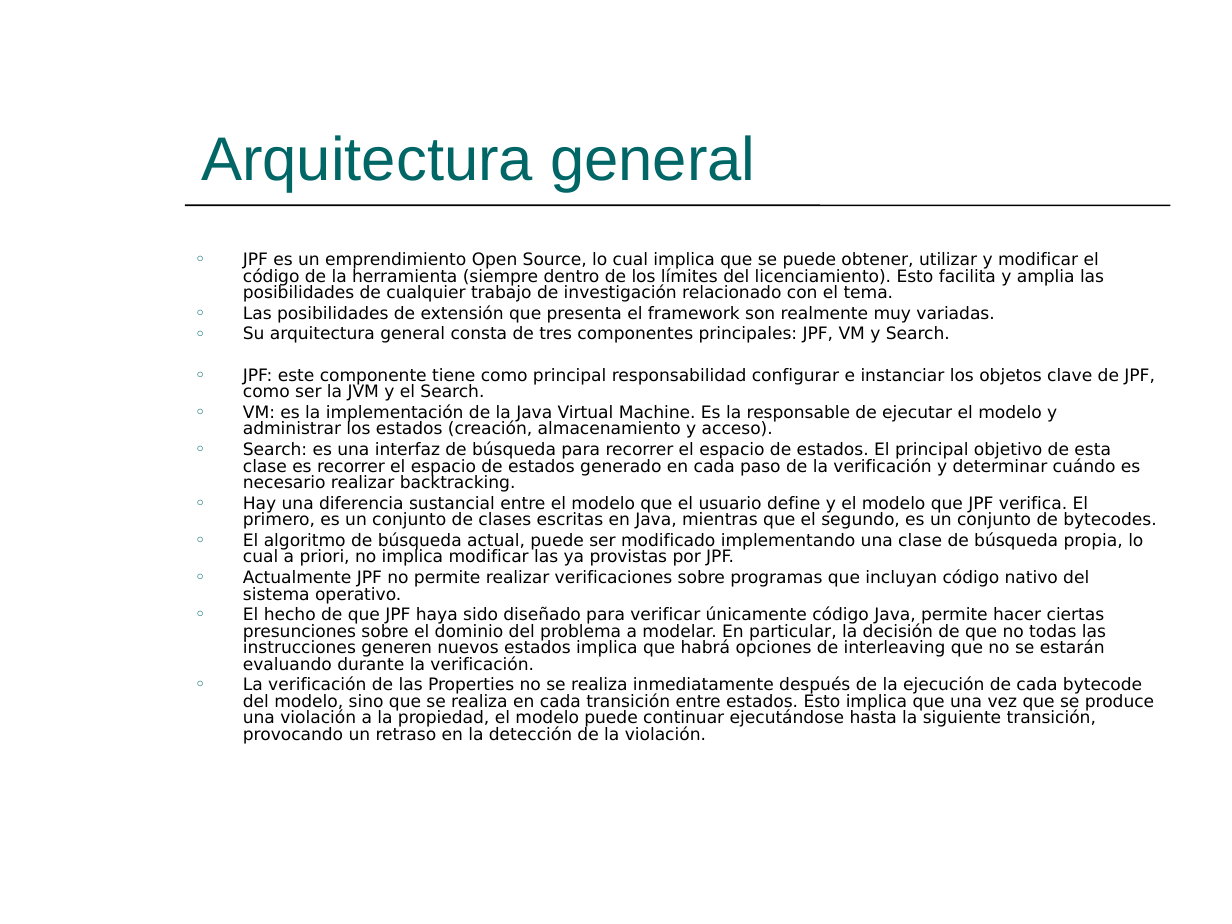
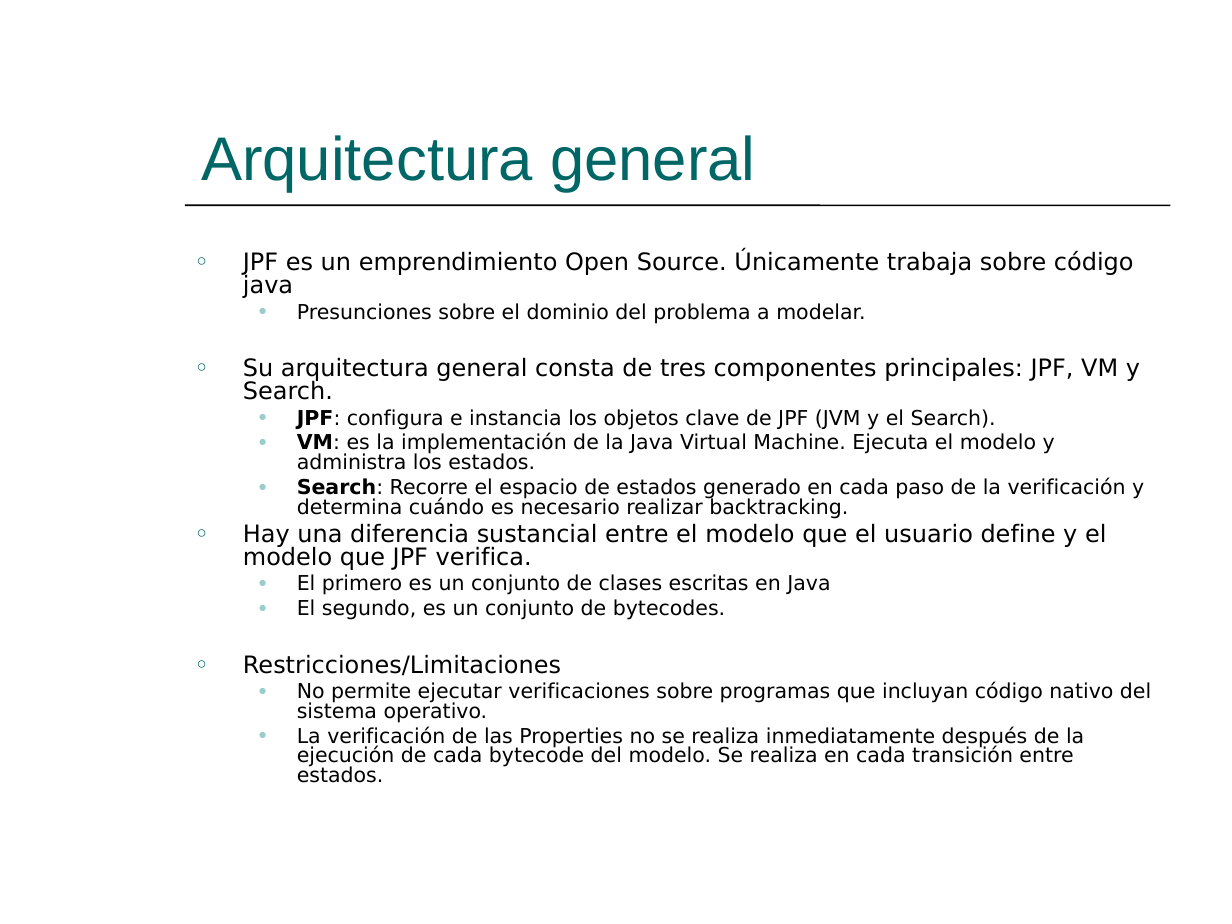
Before and after one commit to hugomelendez/tesis-jpf-2006, a slide deck: slide 17 of tesis-doc/Presentación.ppt. Drawn at 1232x924 pixels with LibreOffice and Linux fonts; fonts in the diff are those of the drawing. Boxes give left, top, right and bottom in pixels: in the first picture for what was removed or moved away, otherwise in the second. Text is boxed around its words. In the diff, an @@ line names an element or a change of style, - is before the commit and + after.

```diff
--- a/tesis-doc/Presentación.ppt
+++ b/tesis-doc/Presentación.ppt
@@ text at (x1=243, y1=251, x2=1134, y2=298): text changed; size 10 to 14 pt @@
-○ JPF es un emprendimiento Open Source, lo cual implica que se puede obtener, utilizar y modificar el código de la herramienta (siempre dentro de los límites del licenciamiento). Esto facilita y amplia las posibilidades de cualquier trabajo de investigación relacionado con el tema.
-○ Las posibilidades de extensión que presenta el framework son realmente muy variadas.
+○ JPF es un emprendimiento Open Source. Únicamente trabaja sobre código java
+  ● Presunciones sobre el dominio del problema a modelar.
@@ text at (x1=243, y1=357, x2=1140, y2=400): size 10 to 14 pt in "Su arquitectura general consta de tres componentes ..."; more space between paragraphs @@
@@ text at (x1=243, y1=409, x2=1151, y2=783): text changed; size 10 to 12 pt @@
-○ JPF: este componente tiene como principal responsabilidad configurar e instanciar los objetos clave de JPF, como ser la JVM y el Search.
-○ VM: es la implementación de la Java Virtual Machine. Es la responsable de ejecutar el modelo y administrar los estados (creación, almacenamiento y acceso).
-○ Search: es una interfaz de búsqueda para recorrer el espacio de estados. El principal objetivo de esta clase es recorrer el espacio de estados generado en cada paso de la verificación y determinar cuándo es necesario realizar backtracking.
-○ Hay una diferencia sustancial entre el modelo que el usuario define y el modelo que JPF verifica. El primero, es un conjunto de clases escritas en Java, mientras que el segundo, es un conjunto de bytecodes.
-○ El algoritmo de búsqueda actual, puede ser modificado implementando una clase de búsqueda propia, lo cual a priori, no implica modificar las ya provistas por JPF.
-○ Actualmente JPF no permite realizar verificaciones sobre programas que incluyan código nativo del sistema operativo.
-○ El hecho de que JPF haya sido diseñado para verificar únicamente código Java, permite hacer ciertas presunciones sobre el dominio del problema a modelar. En particular, la decisión de que no todas las instrucciones generen nuevos estados implica que habrá opciones de interleaving que no se estarán evaluando durante la verificación.
-○ La verificación de las Properties no se realiza inmediatamente después de la ejecución de cada bytecode del modelo, sino que se realiza en cada transición entre estados. Esto implica que una vez que se produce una violación a la propiedad, el modelo puede continuar ejecutándose hasta la siguiente transición, provocando un retraso en la detección de la violación.
+  ● JPF: configura e instancia los objetos clave de JPF (JVM y el Search).
+  ● VM: es la implementación de la Java Virtual Machine. Ejecuta el modelo y administra los estados.
+  ● Search: Recorre el espacio de estados generado en cada paso de la verificación y determina cuándo es necesario realizar backtracking.
+○ Hay una diferencia sustancial entre el modelo que el usuario define y el modelo que JPF verifica.
+  ● El primero es un conjunto de clases escritas en Java
+  ● El segundo, es un conjunto de bytecodes.
+○ Restricciones/Limitaciones
+  ● No permite ejecutar verificaciones sobre programas que incluyan código nativo del sistema operativo.
+  ● La verificación de las Properties no se realiza inmediatamente después de la ejecución de cada bytecode del modelo. Se realiza en cada transición entre estados.
```
Also in this commit, not shown: 29 other slides changed, 2 slides added.
